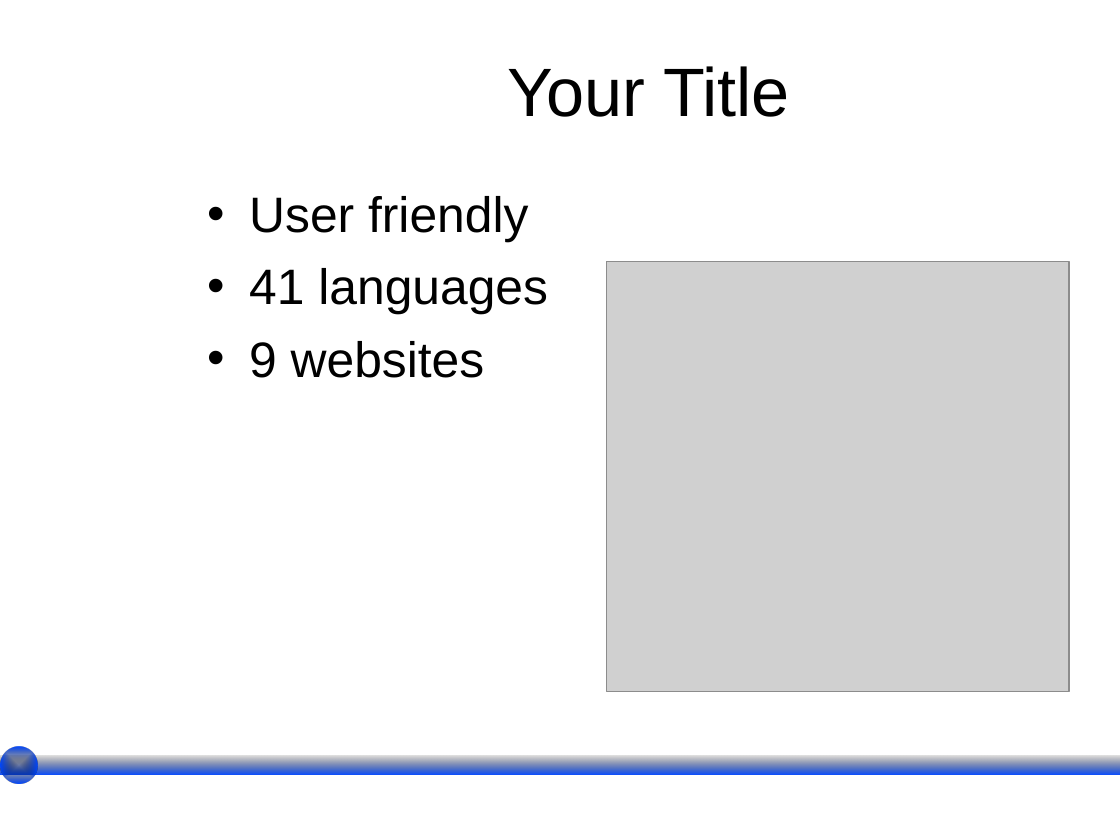
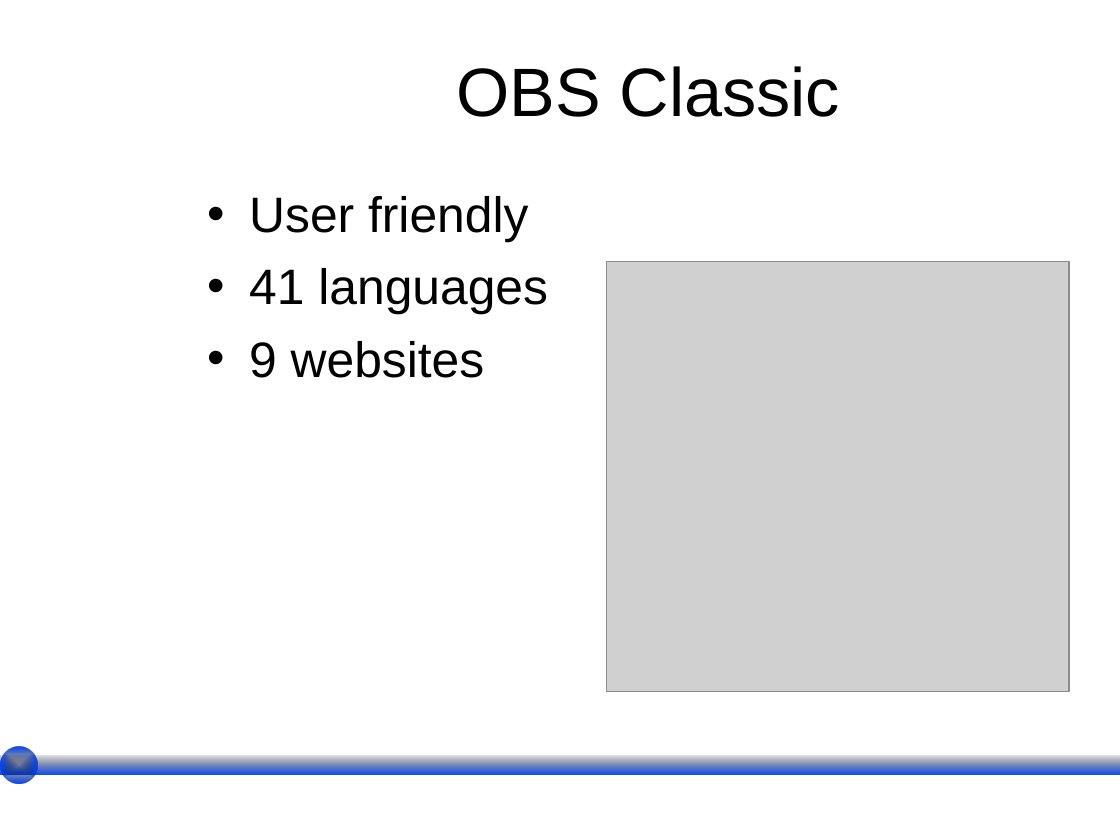
Before and after one commit to wesreisz/cis411-lightningTalks, a slide deck: slide 3 of KhaLe_LightningTalk.ppt. Drawn at 1120x840 pixels with LibreOffice and Linux fonts; fonts in the diff are those of the drawing; grey boxes stand for pictures; background and template pictures are left out. Boxes give left, top, right and bottom in pixels: in the first picture for what was removed or moved away, otherwise in the second. Text is boxed around its words. In the diff, an @@ line names an element or a change of style, - is before the commit and + after.

```diff
--- a/KhaLe_LightningTalk.ppt
+++ b/KhaLe_LightningTalk.ppt
@@ title at [456,66,840,117]: text changed @@
-Your Title
+OBS Classic
```
Also in this commit, not shown: 6 other slides changed, 1 slide added, 1 slide removed.
